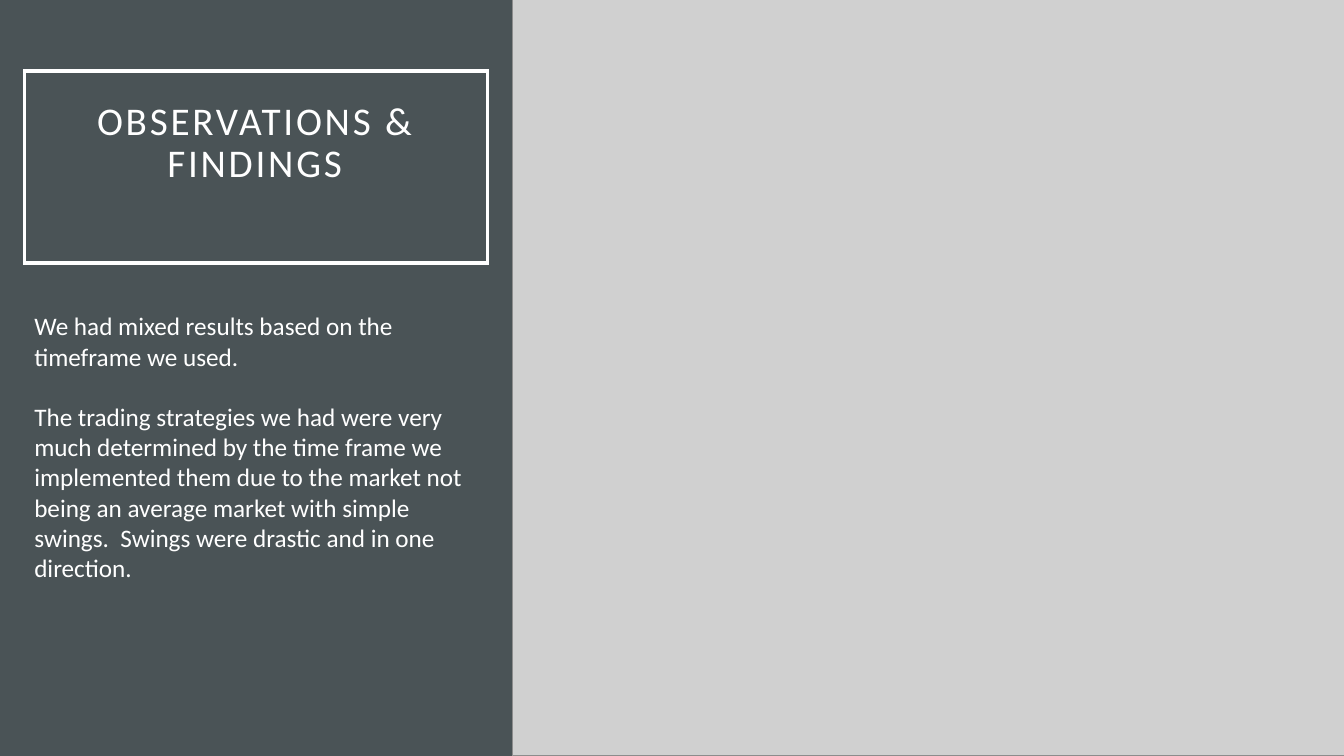
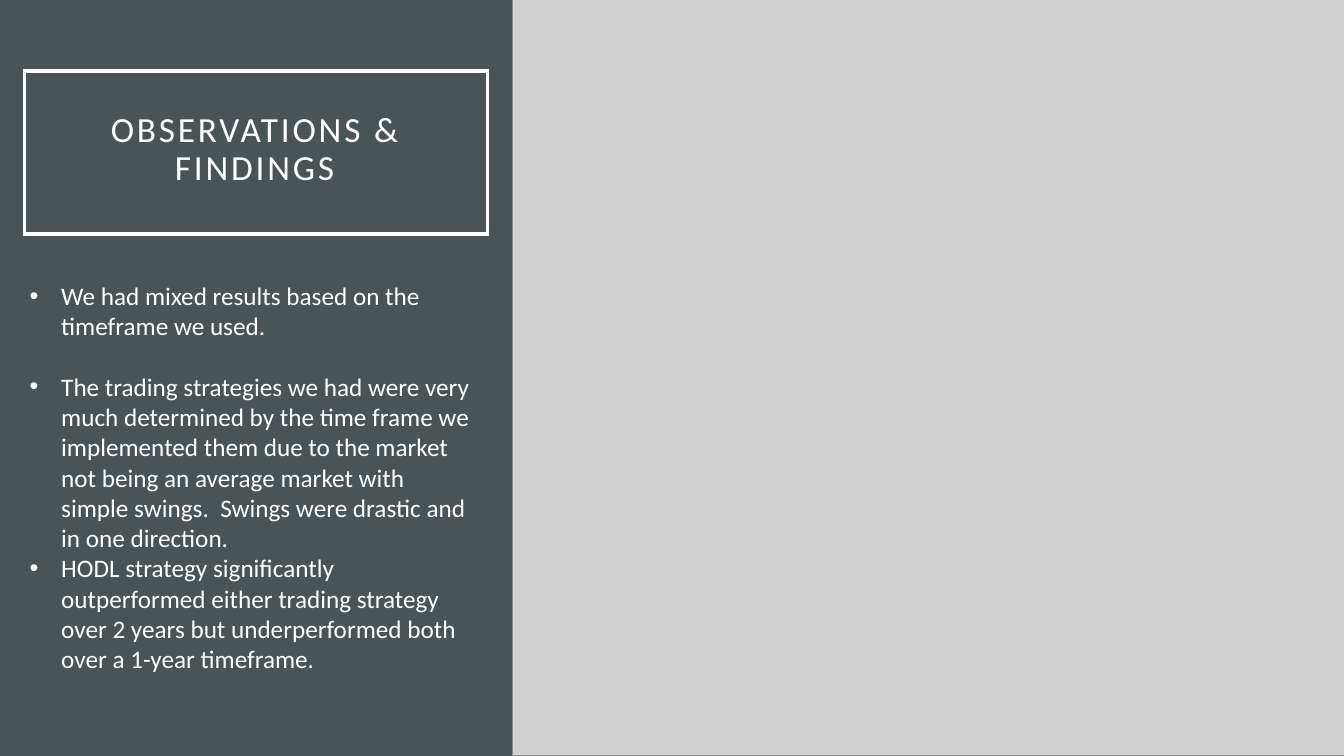
Before and after one commit to Alacrity01/sentiment-trading, a slide deck: slide 8 of Sentiment_Trading.pptx (slide 7 before the commit). Drawn at 1344x756 pixels with LibreOffice and Linux fonts; fonts in the diff are those of the drawing; grey boxes stand for pictures. Boxes give left, top, right and bottom in pixels: in the first picture for what was removed or moved away, otherwise in the second. Text is boxed around its words. In the diff, an @@ line names an element or a change of style, - is before the commit and + after.

```diff
--- a/Sentiment_Trading.pptx
+++ b/Sentiment_Trading.pptx
@@ title "OBSERVATIONS & FINDINGS": place and size @@
-title "OBSERVATIONS & FINDINGS" at box(24, 71, 488, 263)
+title "OBSERVATIONS & FINDINGS" at box(24, 71, 488, 234)
@@ title "OBSERVATIONS & FINDINGS" at box(24, 71, 488, 234): size 28 to 25.2 pt @@
@@ text "We had mixed results based ...": place and size @@
-text "We had mixed results based ..." at box(34, 317, 462, 577)
+text "We had mixed results based ..." at box(61, 287, 469, 672)
@@ text at box(61, 287, 469, 547): bullet none to • @@
@@ text at box(61, 559, 455, 672): paragraph added @@
+• HODL strategy significantly outperformed either trading strategy over 2 years but underperformed both over a 1-year timeframe.
```
Also in this commit, not shown: 3 other slides changed, 6 slides added, 6 slides removed.
